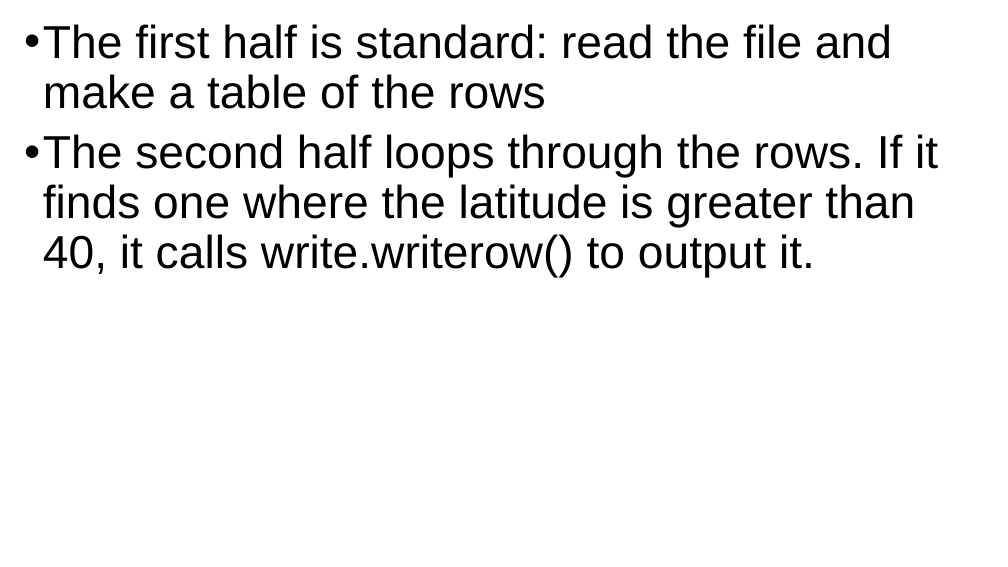
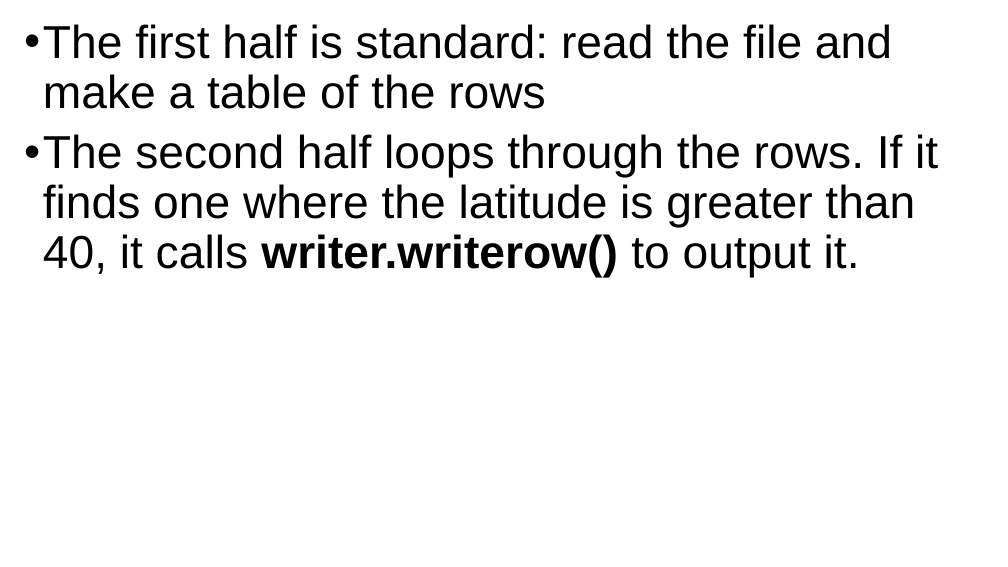
Before and after one commit to grimmelm/ctech404, a slide deck: slide 48 of ctech403/module_4/CTECH403 Module 4 - CSVs.pptx (slide 58 before the commit). Drawn at 1008x567 pixels with LibreOffice and Linux fonts; fonts in the diff are those of the drawing. Boxes give left, top, right and bottom in pixels: in the first picture for what was removed or moved away, otherwise in the second. Text is boxed around its words. In the diff, an @@ line names an element or a change of style, - is before the commit and + after.

Commit message:
CTECH403 up through module 5)

```diff
--- a/ctech403/module_4/CTECH403 Module 4 - CSVs.pptx
+++ b/ctech403/module_4/CTECH403 Module 4 - CSVs.pptx
@@ text at (43, 134, 938, 278): text changed @@
-• The second half loops through the rows. If it finds one where the latitude is greater than 40, it calls write.writerow() to output it.
+• The second half loops through the rows. If it finds one where the latitude is greater than 40, it calls writer.writerow() to output it.
```
Also in this commit, not shown: 7 other slides changed, 2 slides added, 1 slide removed, 23 other files.
